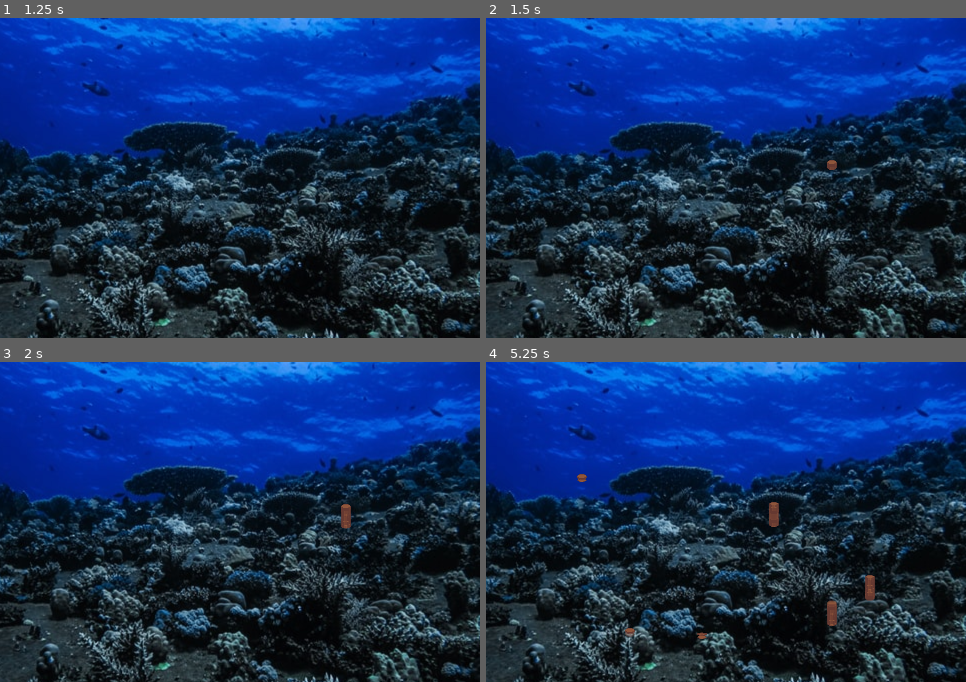
Above: before the commit, frames 1-4 (two rows, left to right).
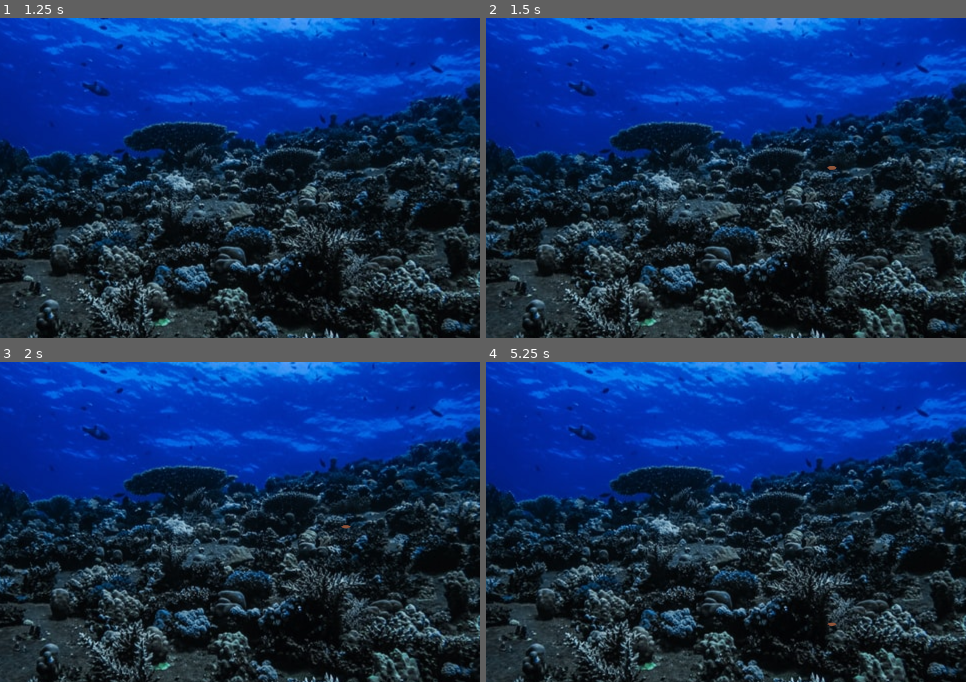
Above: after the commit, the same moments.

Repository: ducl1296/Insani_test
Game: Godot game, scene res://Menu.tscn
Two runs of this game, one before a commit and one after it. Both use one fixed random seed, a clock stepped at 60 frames per second and the inputs below.
Inputs (mouse positions are in pixels of both pictures, inside the frame that each line leads up to):
- Up to frame 1 (1.25 s): click "Start" at 0.5 s
- Up to frame 2 (1.5 s): tap Enter at 1.25 s; move the mouse to (831, 162) at 1.27 s; press the mouse at (831, 162) at 1.28 s
- Up to frame 3 (2 s): no input
- Up to frame 4 (5.25 s): tap Space at 2 s; move the mouse to (630, 538) at 2.02 s; release the mouse at (630, 538) at 2.03 s; click (630, 538) at 2.1 s; move the mouse to (774, 451) at 2.77 s; press the mouse at (774, 451) at 2.78 s; move the mouse to (702, 586) at 3.52 s; release the mouse at (702, 586) at 3.53 s; click (702, 586) at 3.6 s; move the mouse to (870, 570) at 4.27 s; press the mouse at (870, 570) at 4.28 s; move the mouse to (582, 474) at 5.02 s; release the mouse at (582, 474) at 5.03 s; click (582, 474) at 5.1 s

Frame 1 is identical in both runs. In frame 2, less than 0.1% of the frame differs, in the area x 71-74%, y 44-48%; in frame 3, 0.1%; in frame 4, 0.6%, in the area x 18-82%, y 35-87%.

Commit message:
Food update some physics

Diff:
--- /dev/null
+++ b/Global.gd
@@ -0,0 +1,6 @@
+# This script contain global variables for the games
+extends Node
+
+#Variables for food
+var max_food = 1 # Max amount of food
+var current_food = 0 # Current food on scene (dont touch this)
--- a/assets/Fish_Tank/FishTank.gd
+++ b/assets/Fish_Tank/FishTank.gd
@@ -2,15 +2,18 @@
 
 export (PackedScene) var Food
 
+
 onready var screen_size = get_viewport_rect().size #Get screen size (480/320)
 func _ready(): #Load
-	.set("food_count", 0)
+	pass
 
 func _physics_process(delta): #Update
-
 	var mouse_pos = get_global_mouse_position() #Get mouse position
 
-	if Input.is_action_pressed("click"):
+	if Input.is_action_just_pressed("click") and Global.current_food < Global.max_food:
 		var food = Food.instance()
 		food.global_position = mouse_pos
+		Global.current_food += 1
 		get_tree().call_group("fishtank","add_child",food)
+
+	print(Global.current_food)
--- a/assets/Food/Food.gd
+++ b/assets/Food/Food.gd
@@ -1,6 +1,6 @@
 extends Area2D
+
 onready var screen_size = get_viewport_rect().size #Get screen size (480/320)
-
 export var speed = 30 #To button speed
 
 
@@ -11,7 +11,7 @@
 
 	position.y += speed * delta #Fall update
 	if position.y > screen_size.y + 10:
-
+		Global.current_food -= 1
 		queue_free()
 
 
--- a/project.godot
+++ b/project.godot
@@ -13,6 +13,10 @@
 config/name="Insani_test"
 run/main_scene="res://Menu.tscn"
 config/icon="res://icon.png"
+
+[autoload]
+
+Global="*res://Global.gd"
 
 [display]
 
